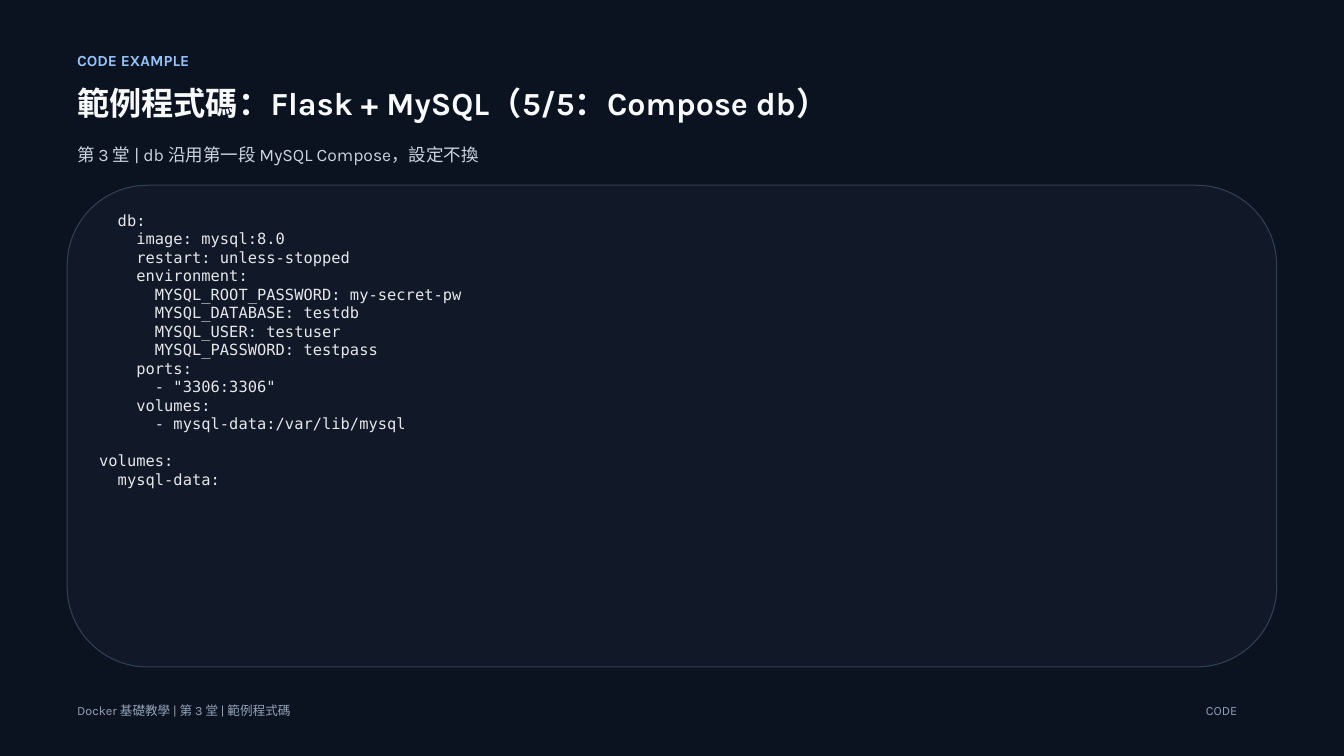
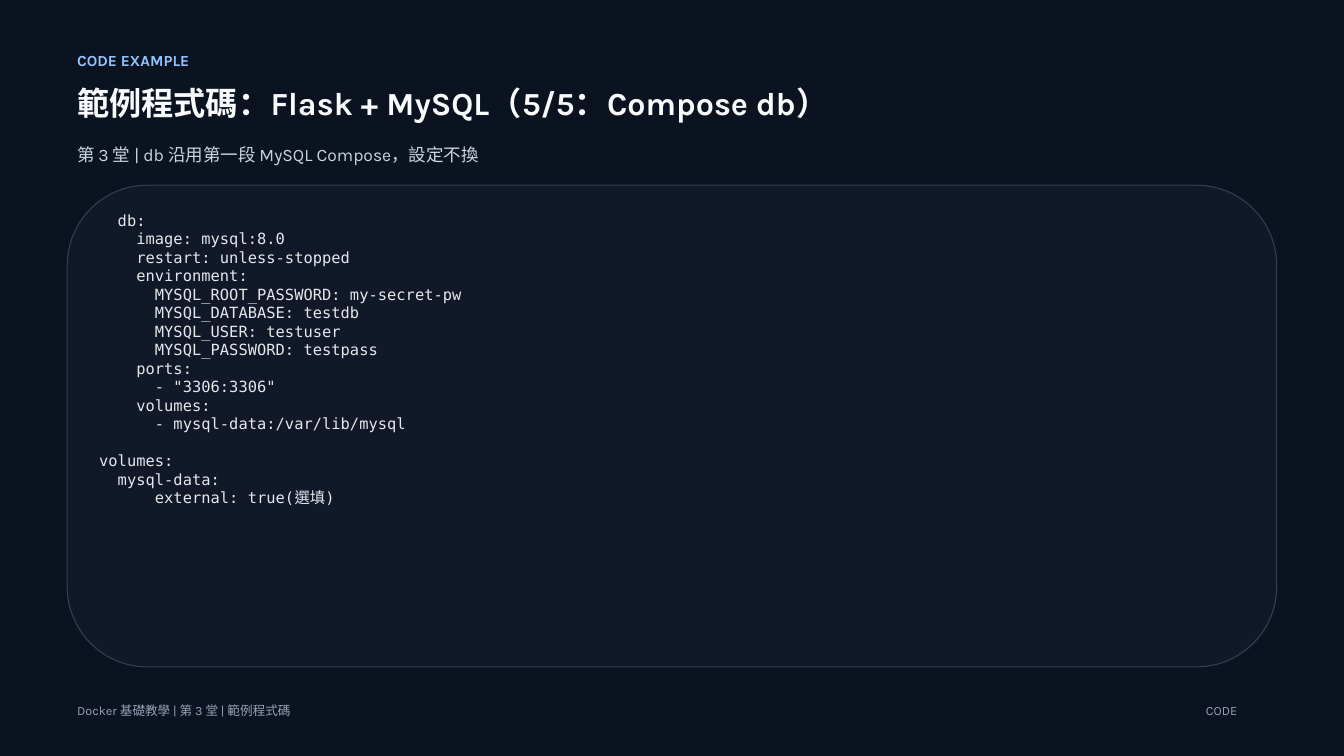
Before and after one commit to lalalalaluk/docker-practice, a slide deck: slide 30 of slides/docker-session3-mysql-compose.pptx. Drawn at 1344x756 pixels with LibreOffice and Linux fonts; fonts in the diff are those of the drawing. Boxes give left, top, right and bottom in pixels: in the first picture for what was removed or moved away, otherwise in the second. Text is boxed around its words. In the diff, an @@ line names an element or a change of style, - is before the commit and + after.

```diff
--- a/slides/docker-session3-mysql-compose.pptx
+++ b/slides/docker-session3-mysql-compose.pptx
@@ text at (x1=155, y1=491, x2=335, y2=505): paragraph added @@
+external: true(選填)
```
Also in this commit, not shown: 5 other files.
